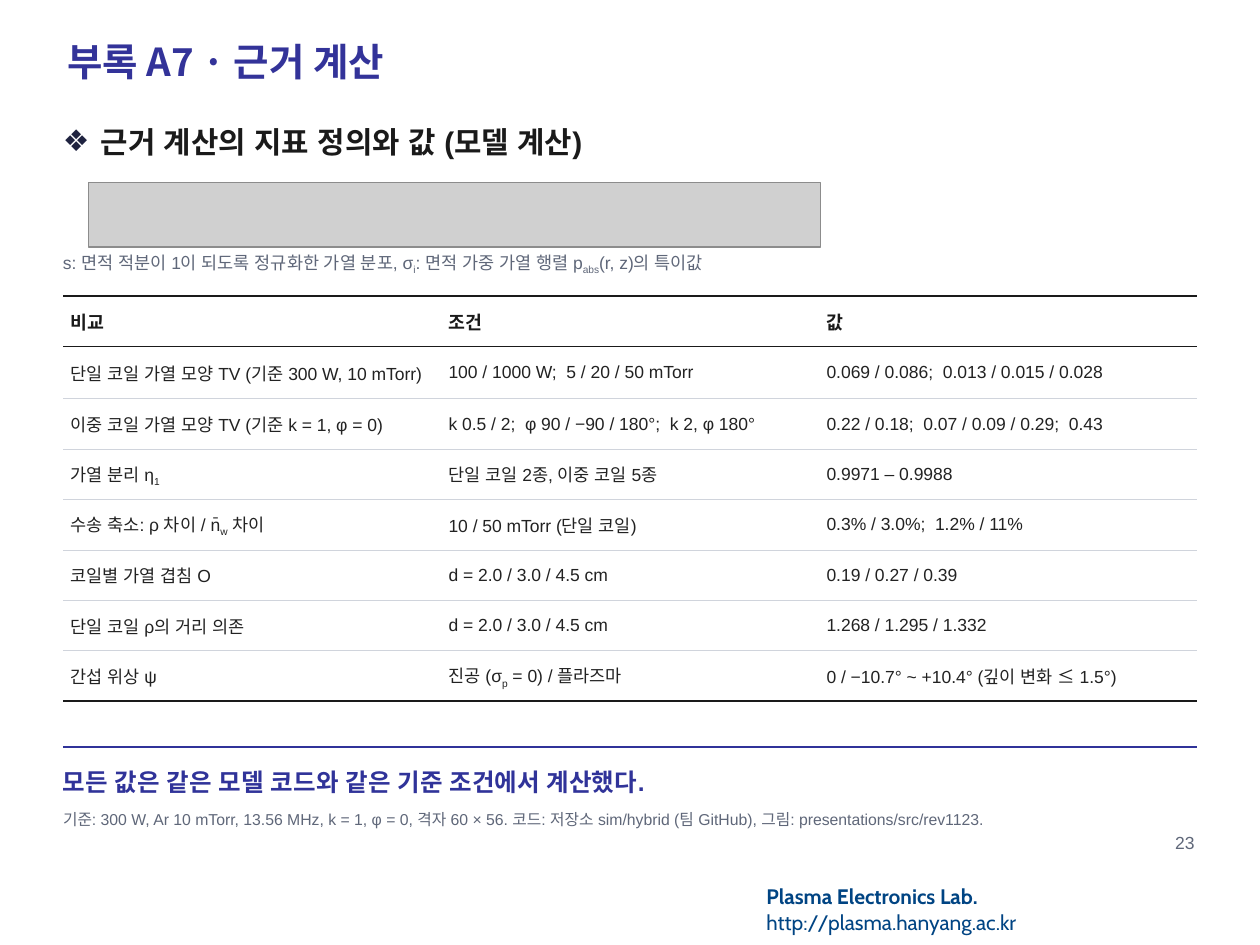
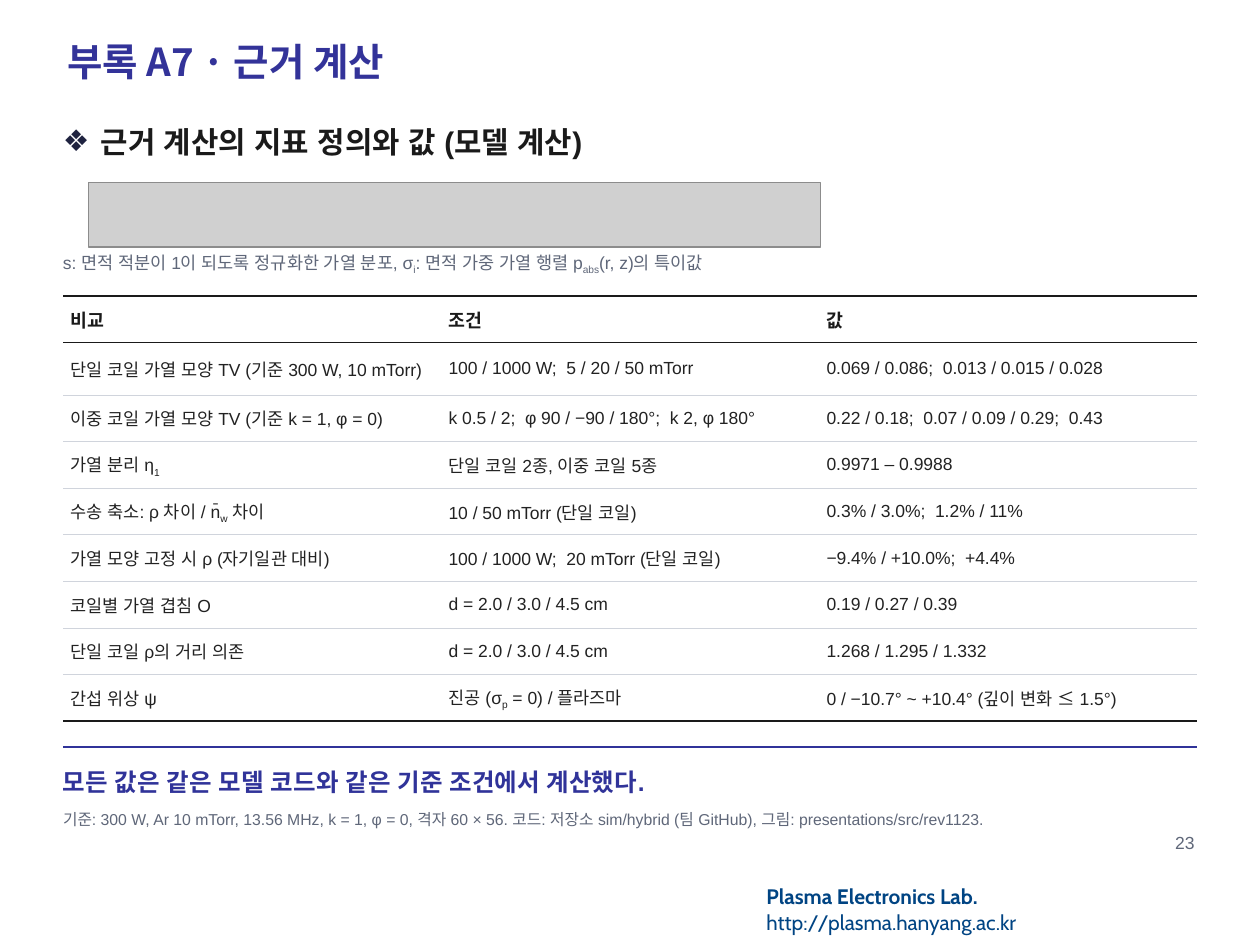
Before and after one commit to garlicjam-pyo/plasma, a slide deck: slide 23 of presentations/1차발표_피드백반영판.pptx. Drawn at 1260x945 pixels with LibreOffice and Linux fonts; fonts in the diff are those of the drawing; grey boxes stand for pictures; background and template pictures are left out. Boxes give left, top, right and bottom in pixels: in the first picture for what was removed or moved away, otherwise in the second. Text is boxed around its words. In the diff, an @@ line names an element or a change of style, - is before the commit and + after.

```diff
--- a/presentations/1차발표_피드백반영판.pptx
+++ b/presentations/1차발표_피드백반영판.pptx
@@ table at (x1=63, y1=296, x2=1197, y2=716) @@
+row 6: 가열 모양 고정 시 ρ (자기일관 대비) | 100 / 1000 W; 20 mTorr (단일 코일) | −9.4% / +10.0%; +4.4%
```
Also in this commit, not shown: 7 other slides changed, 7 other files.
